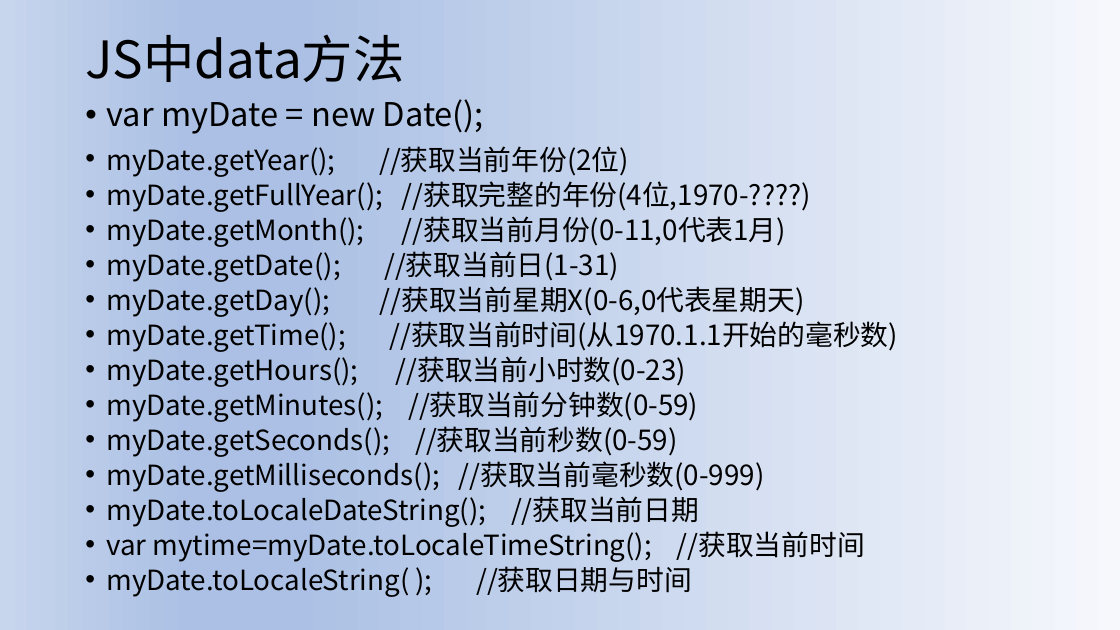
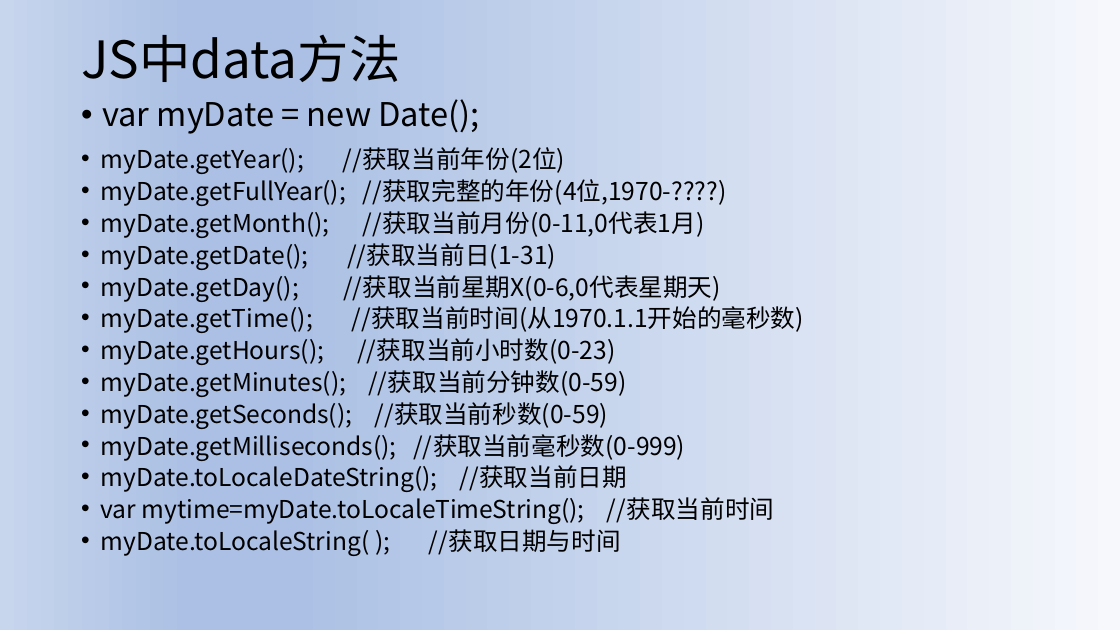
Before and after one commit to johnjackson/H5C3, a slide deck: slide 7 of 第2单元-表单/第二单元form表单.pptx. Drawn at 1120x630 pixels with LibreOffice and Linux fonts; fonts in the diff are those of the drawing. Boxes give left, top, right and bottom in pixels: in the first picture for what was removed or moved away, otherwise in the second. Text is boxed around its words. In the diff, an @@ line names an element or a change of style, - is before the commit and + after.

```diff
--- a/第2单元-表单/第二单元form表单.pptx
+++ b/第2单元-表单/第二单元form表单.pptx
@@ title "JS中data方法" moved from (x1=85, y1=35, x2=404, y2=82) to (x1=81, y1=35, x2=400, y2=82) @@
@@ text "var myDate = new Date();" moved from (x1=106, y1=99, x2=484, y2=134) to (x1=102, y1=99, x2=480, y2=134) @@
@@ text "myDate.getYear(); //获取当前年份(2位)" at (x1=100, y1=147, x2=804, y2=556): size 23.8 to 21.2 pt; indent changed; line spacing 0.7 to 0.72; less space between paragraphs @@
```
Also in this commit, not shown: 10 other slides changed, 4 other files.
